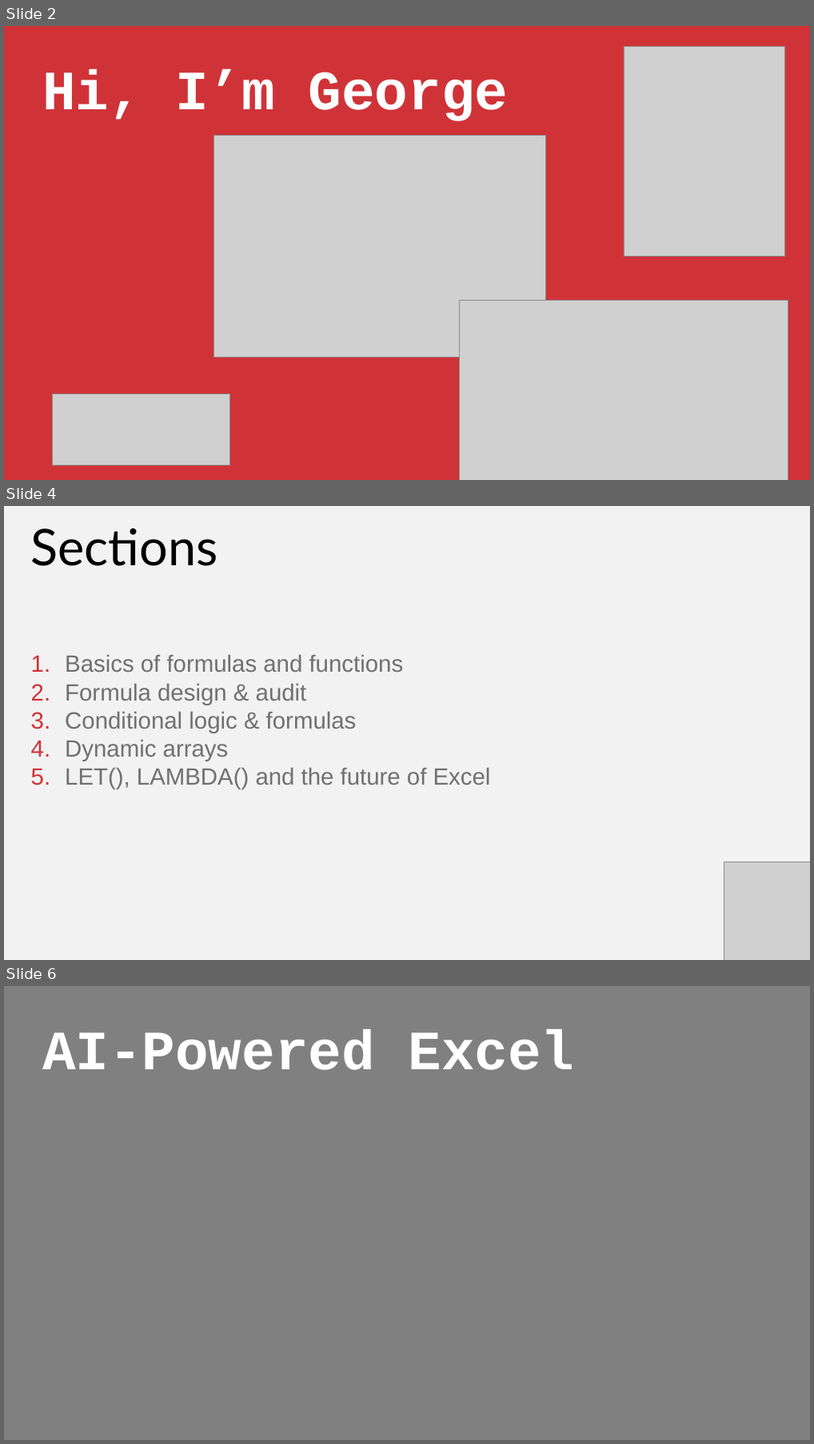
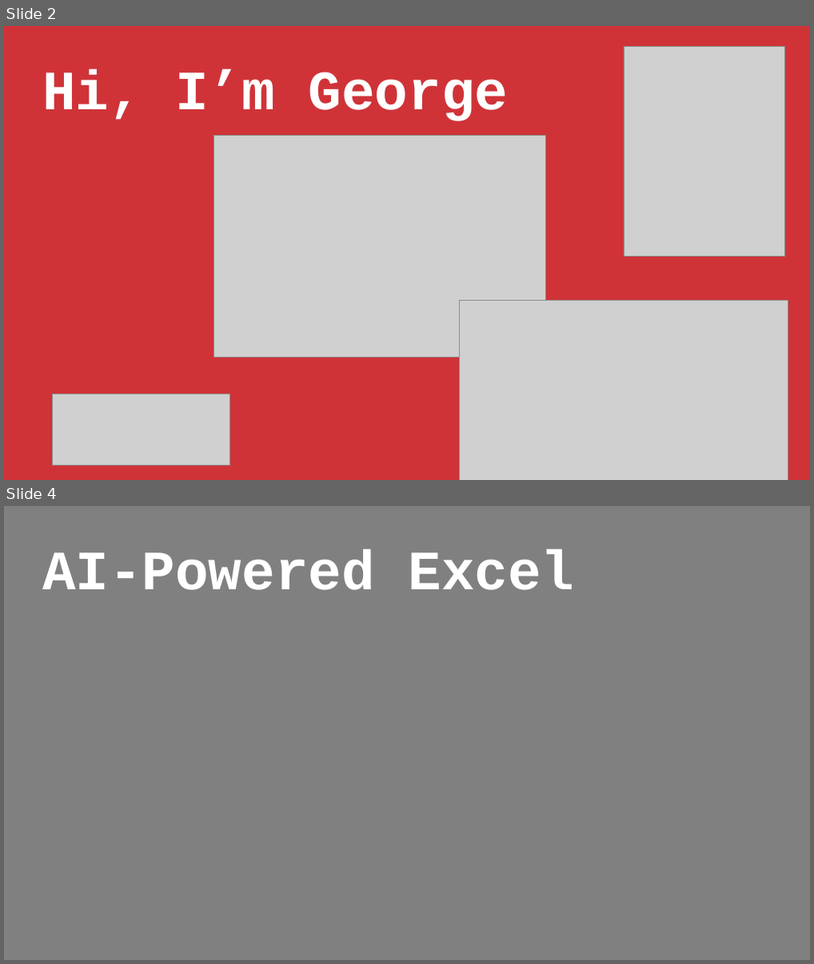
Before and after one commit to stringfestdata/xlgs-2024-analytics-2_0, a slide deck: xlgs-analytics-2_0-slides.pptx. Shown one above the other, each under a label of ours: slides 2, 4 and 6 before the commit, slides 2 and 4 after it; the slides between them are not shown. The pictures are 814x1444 and 814x964 pixels, drawn with LibreOffice and Linux fonts; fonts in the diff are those of the drawing; grey boxes stand for pictures. Boxes give left, top, right and bottom in pixels: in the first picture for what was removed or moved away, otherwise in the second. Text is boxed around its words. In the diff, an @@ line names an element or a change of style, - is before the commit and + after.

```diff
--- a/xlgs-analytics-2_0-slides.pptx
+++ b/xlgs-analytics-2_0-slides.pptx
@@ slide 4 removed at <box>4,506,810,960</box>, background #F2F2F2 @@
@@ text removed at <box>31,528,218,566</box> @@
-Sections
@@ text removed at <box>65,654,491,789</box> @@
-1. Basics of formulas and functions
-2. Formula design & audit
-3. Conditional logic & formulas
-4. Dynamic arrays
-5. LET(), LAMBDA() and the future of Excel
@@ picture removed at <box>725,861,810,960</box> @@
@@ what was slide 6 is now slide 4 @@
```
Also in this commit, not shown: 1 slide changed, 1 slide added, 1 other slide removed, 6 other files.
